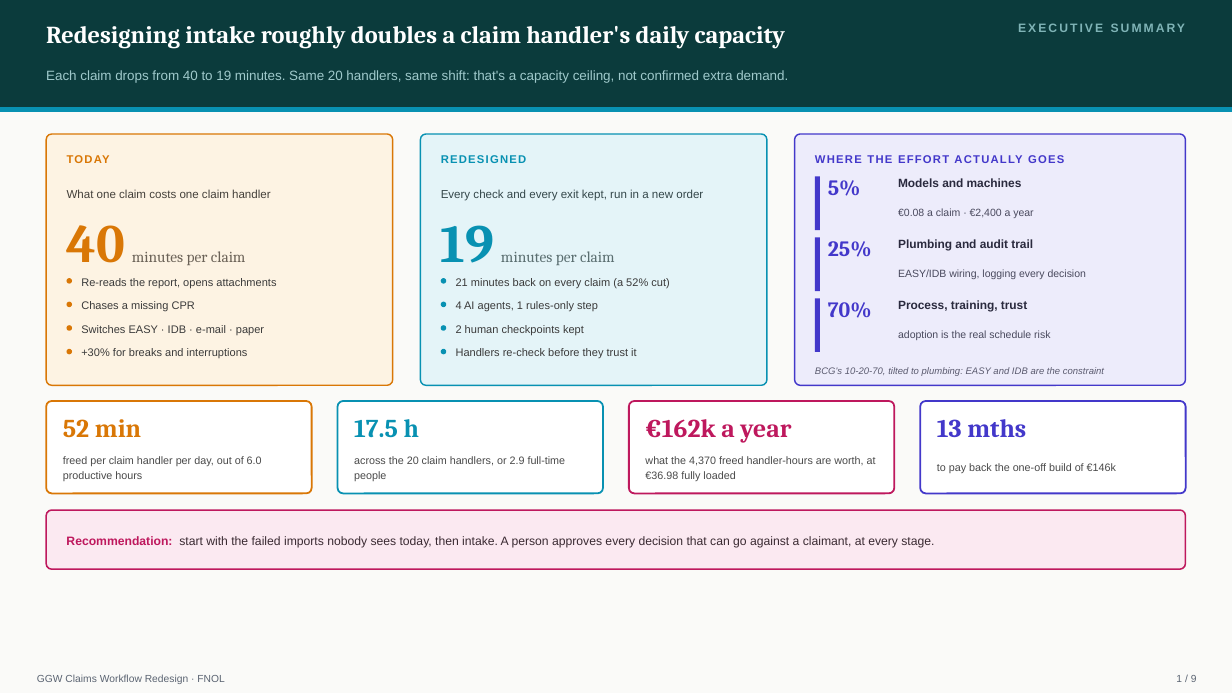
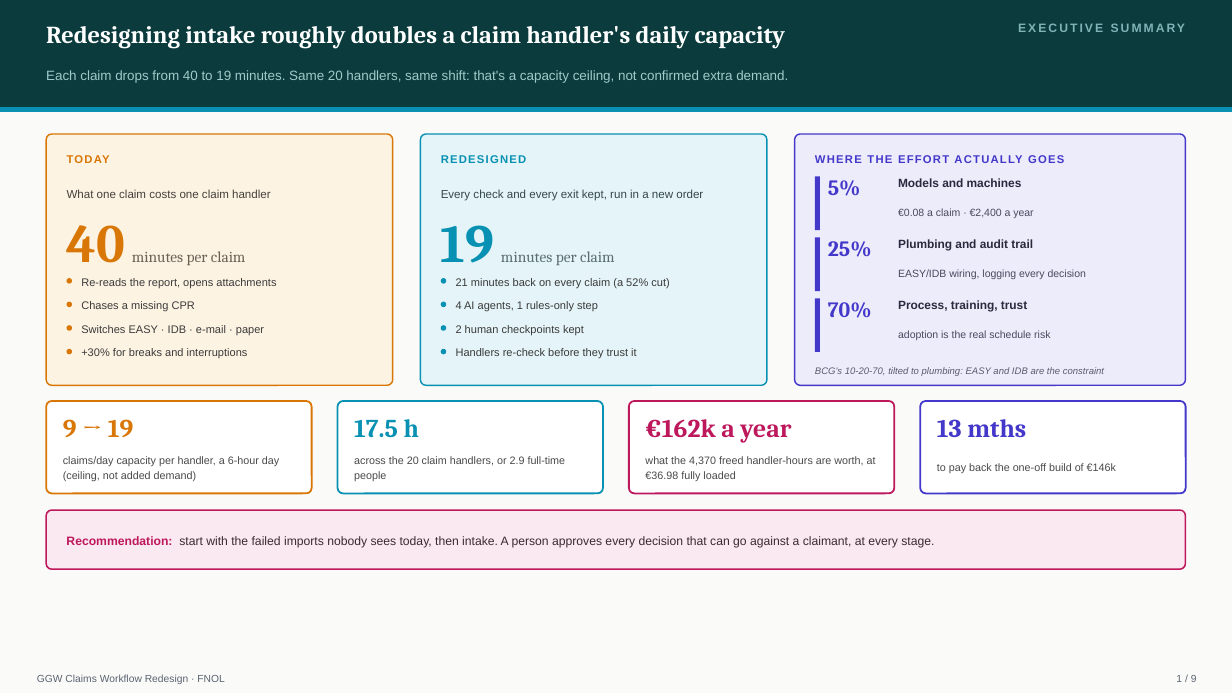
Before and after one commit to utkarshkingh/ggw_casestudy, a slide deck: slide 1 of case-study/deck/GGW_FNOL_Redesign.pptx. Drawn at 1232x693 pixels with LibreOffice and Linux fonts; fonts in the diff are those of the drawing. Boxes give left, top, right and bottom in pixels: in the first picture for what was removed or moved away, otherwise in the second. Text is boxed around its words. In the diff, an @@ line names an element or a change of style, - is before the commit and + after.

```diff
--- a/case-study/deck/GGW_FNOL_Redesign.pptx
+++ b/case-study/deck/GGW_FNOL_Redesign.pptx
@@ text at [63,419,133,437]: text changed @@
-52 min
+9 → 19
@@ text at [63,456,279,481]: text changed @@
-freed per claim handler per day, out of 6.0 productive hours
+claims/day capacity per handler, a 6-hour day (ceiling, not added demand)
```
Also in this commit, not shown: 1 other slide changed, 4 other files.
